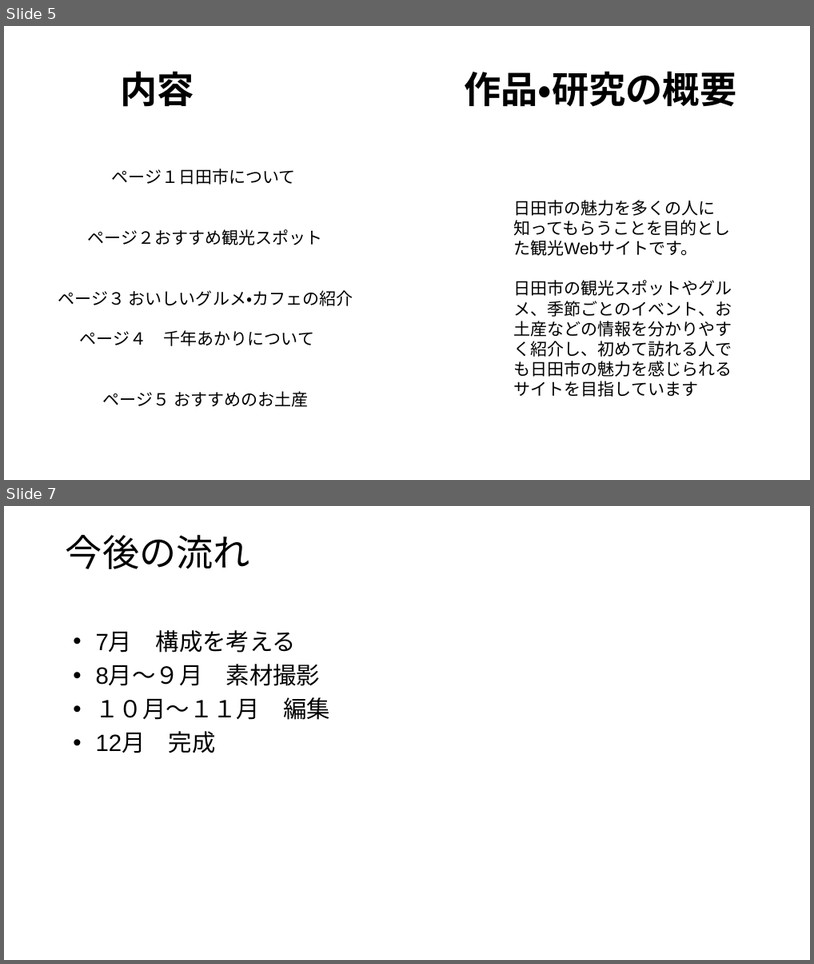
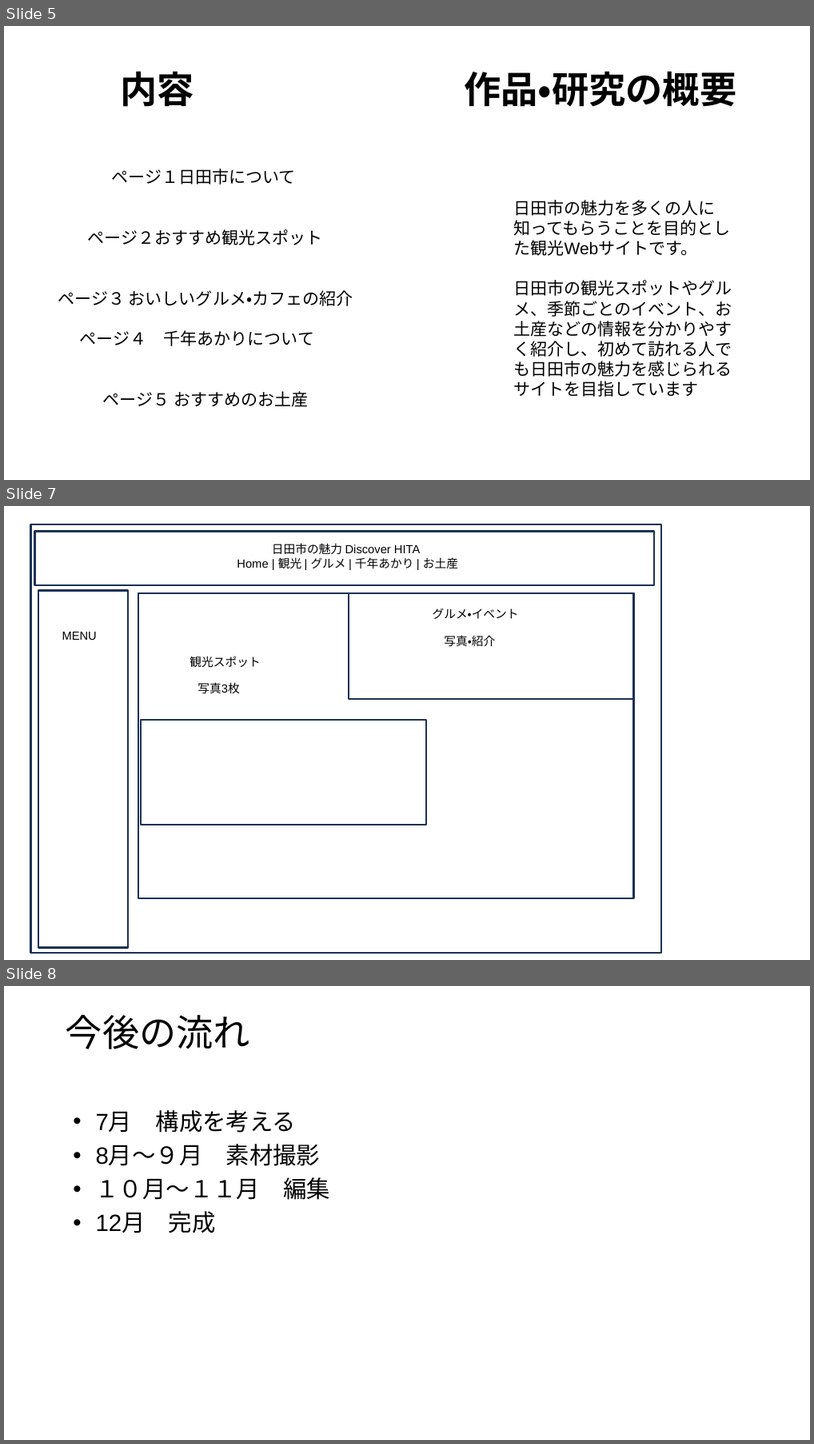
Before and after one commit to ckg25023-cpu/zemi, a slide deck: 卒業制作 テーマ・中間発表.pptx. Shown one above the other, each under a label of ours: slides 5 and 7 before the commit, slides 5, 7 and 8 after it; the slides between them are not shown. The pictures are 814x964 and 814x1444 pixels, drawn with LibreOffice and Linux fonts; fonts in the diff are those of the drawing. Boxes give left, top, right and bottom in pixels: in the first picture for what was removed or moved away, otherwise in the second. Text is boxed around its words. In the diff, an @@ line names an element or a change of style, - is before the commit and + after.

```diff
--- a/卒業制作 テーマ・中間発表.pptx
+++ b/卒業制作 テーマ・中間発表.pptx
@@ slide 7 added at [4,506,810,960], background #FFFFFF @@
@@ rectangle added at [30,524,662,952], outline #1E3256 2 pt @@
@@ rectangle added at [35,532,654,585], outline #1E3256 2 pt @@
@@ text added at [237,543,458,569], 14 pt, text #000000 @@
+日田市の魅力 Discover HITA
+Home | 観光 | グルメ | 千年あかり | お土産
@@ rectangle added at [38,591,128,948], outline #1E3256 2 pt @@
@@ rectangle added at [138,594,634,898], outline #1E3256 2 pt @@
@@ rectangle added at [349,594,634,699], outline #1E3256 2 pt @@
@@ text added at [433,608,519,619], 14 pt, text #000000 @@
+グルメ・イベント
@@ text added at [62,632,97,640], 14 pt, text #000000 @@
+MENU
@@ text added at [444,635,495,647], 14 pt, text #000000 @@
+写真・紹介
@@ text added at [190,656,260,667], 14 pt, text #000000 @@
+観光スポット
@@ text added at [198,682,239,694], 14 pt, text #000000 @@
+写真3枚
@@ rectangle added at [142,720,427,825], outline #1E3256 2 pt @@
@@ what was slide 7 is now slide 8 @@
```
Also in this commit, not shown: 2 slides changed.
